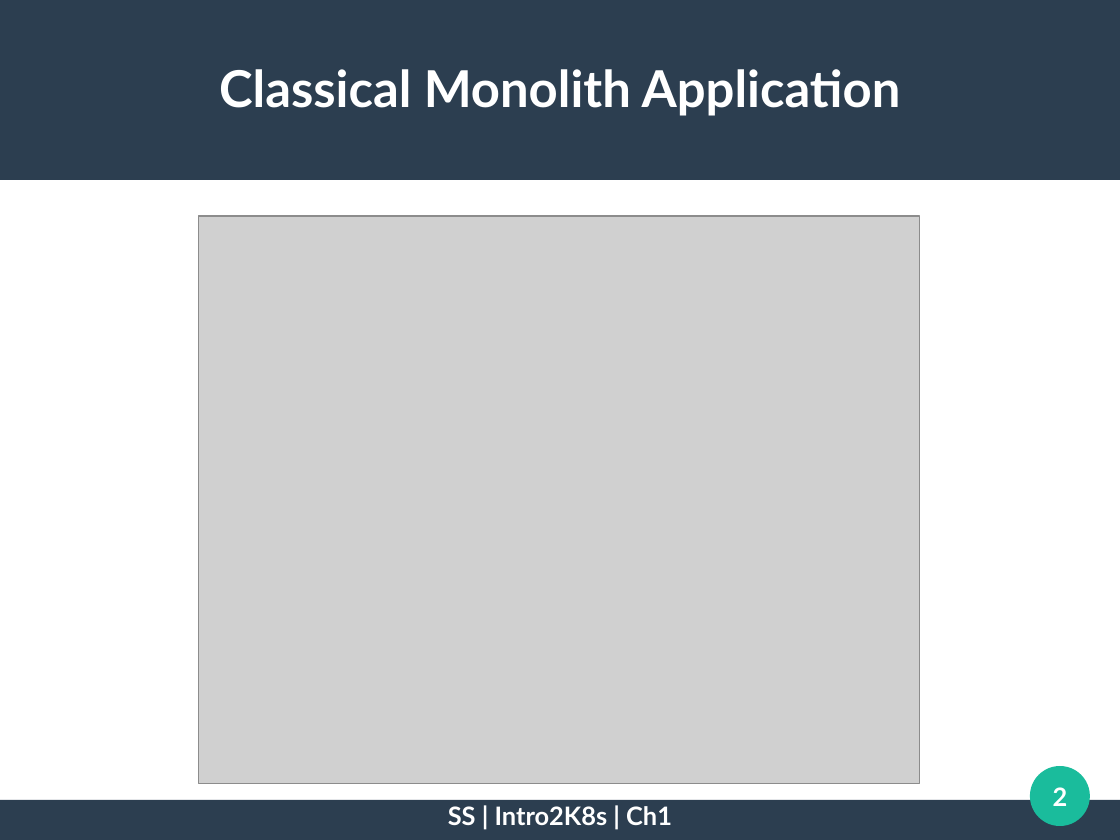
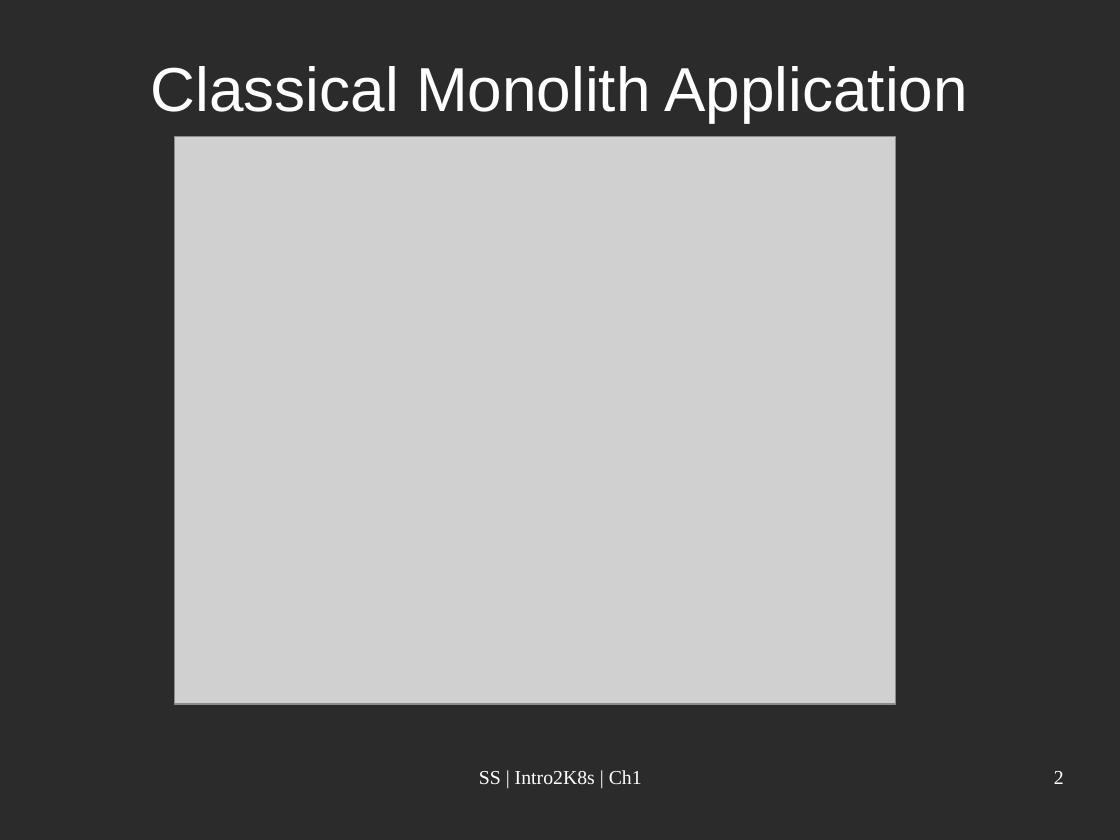
Before and after one commit to sufisalman/intro2k8s, a slide deck: slide 2 of chapter1/concepts/concepts1.odp. Drawn at 1120x840 pixels with LibreOffice and Linux fonts; fonts in the diff are those of the drawing; grey boxes stand for pictures; background and template pictures are left out; a plain dark background stands for a picture behind light text. Boxes give left, top, right and bottom in pixels: in the first picture for what was removed or moved away, otherwise in the second. Text is boxed around its words. In the diff, an @@ line names an element or a change of style, - is before the commit and + after.

```diff
--- a/chapter1/concepts/concepts1.odp
+++ b/chapter1/concepts/concepts1.odp
@@ background #FFFFFF to picture (left out) @@
@@ rectangle removed at <box>0,0,1120,180</box> @@
@@ title "Classical Monolith Application" at <box>151,66,967,122</box>: size 36 to 44 pt, font Lato to Arial, bold off @@
@@ picture: place and size @@
-picture at <box>199,216,921,784</box>
+picture at <box>175,137,896,704</box>
@@ text "SS | Intro2K8s | Ch1": place and size @@
-text "SS | Intro2K8s | Ch1" at <box>448,806,672,825</box>
+text "SS | Intro2K8s | Ch1" at <box>479,770,642,784</box>
@@ text "SS | Intro2K8s | Ch1" at <box>479,770,642,784</box>: size 18 to 14 pt, font Lato to Times New Roman, bold off @@
@@ page number: place and size @@
-page number at <box>1053,787,1068,806</box>
+page number at <box>1054,771,1064,784</box>
@@ page number at <box>1054,771,1064,784</box>: size 18 to 14 pt, font Lato to Times New Roman, bold off; alignment centre to right; vertical alignment middle to top @@
@@ ellipse removed at <box>1031,766,1091,826</box> @@
@@ rectangle removed at <box>0,800,1120,839</box> @@
```
Also in this commit, not shown: 3 other slides changed, 7 other files.
